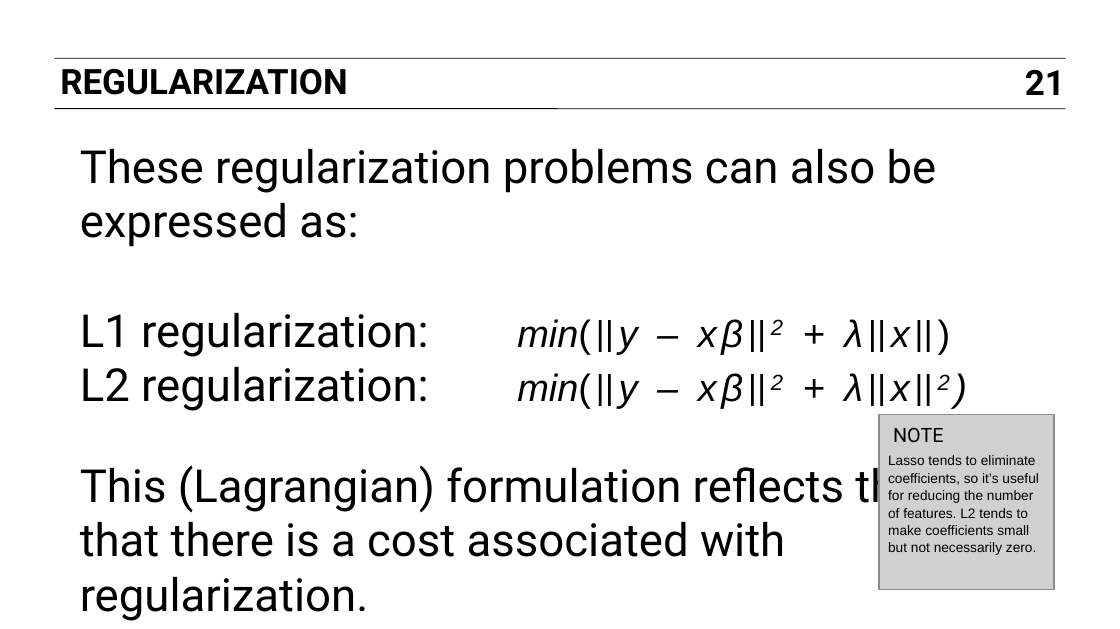
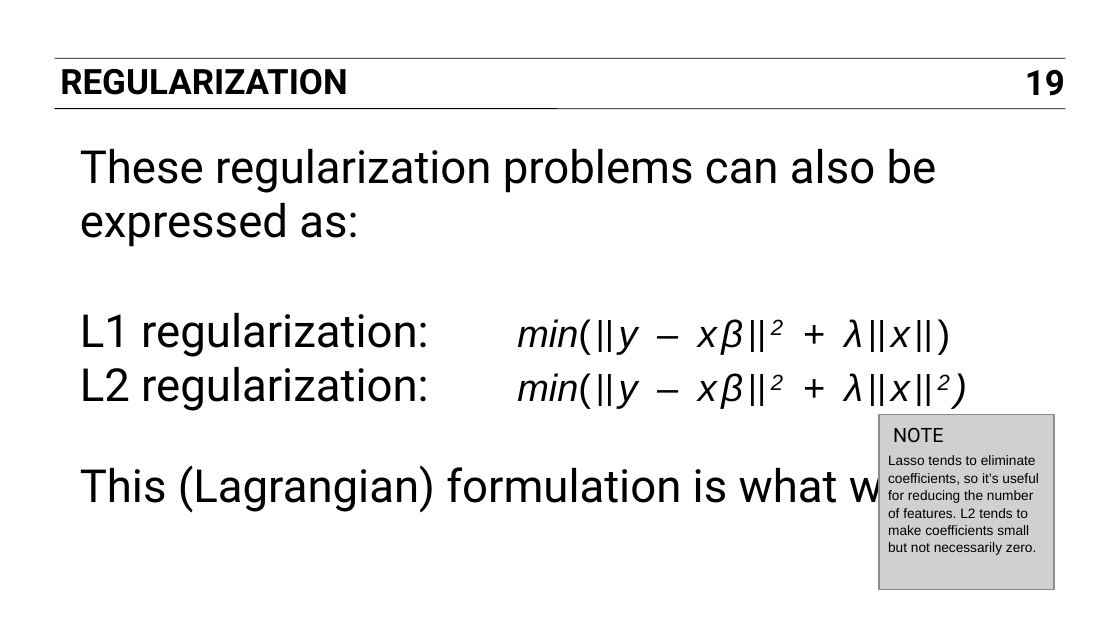
Before and after one commit to ajschumacher/gadsdc, a slide deck: slide 19 of 10-linear_py/slides.pptx (slide 21 before the commit). Drawn at 1120x629 pixels with LibreOffice and Linux fonts; fonts in the diff are those of the drawing; grey boxes stand for pictures. Boxes give left, top, right and bottom in pixels: in the first picture for what was removed or moved away, otherwise in the second. Text is boxed around its words. In the diff, an @@ line names an element or a change of style, - is before the commit and + after.

```diff
--- a/10-linear_py/slides.pptx
+++ b/10-linear_py/slides.pptx
@@ page number at bbox=[1025, 69, 1065, 96]: text changed @@
-21
+19
@@ text at bbox=[80, 460, 1034, 512]: text changed @@
-This (Lagrangian) formulation reflects the fact that there is a cost associated with regularization.
+This (Lagrangian) formulation is what we’ll use.
```
Also in this commit, not shown: 1 other slide changed, 3 slides removed, 1 other file.
